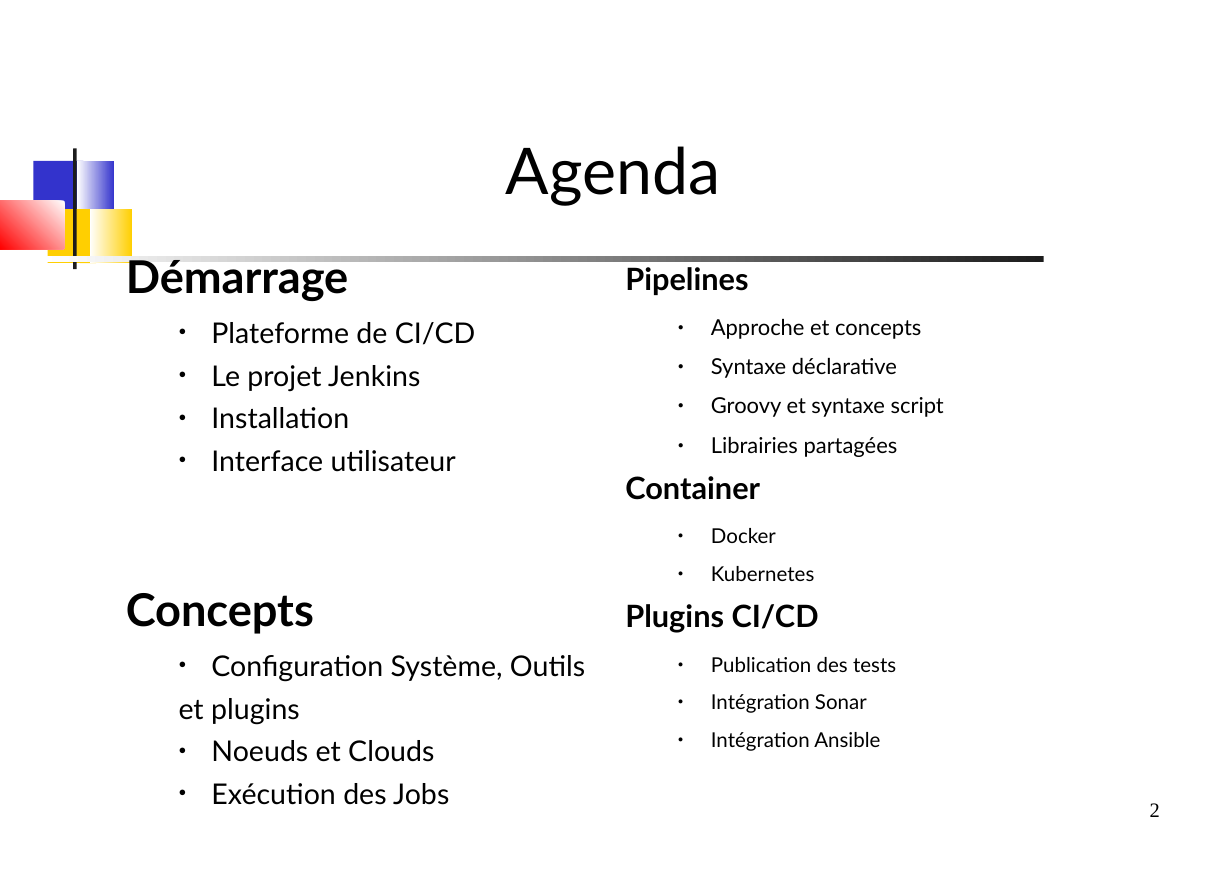
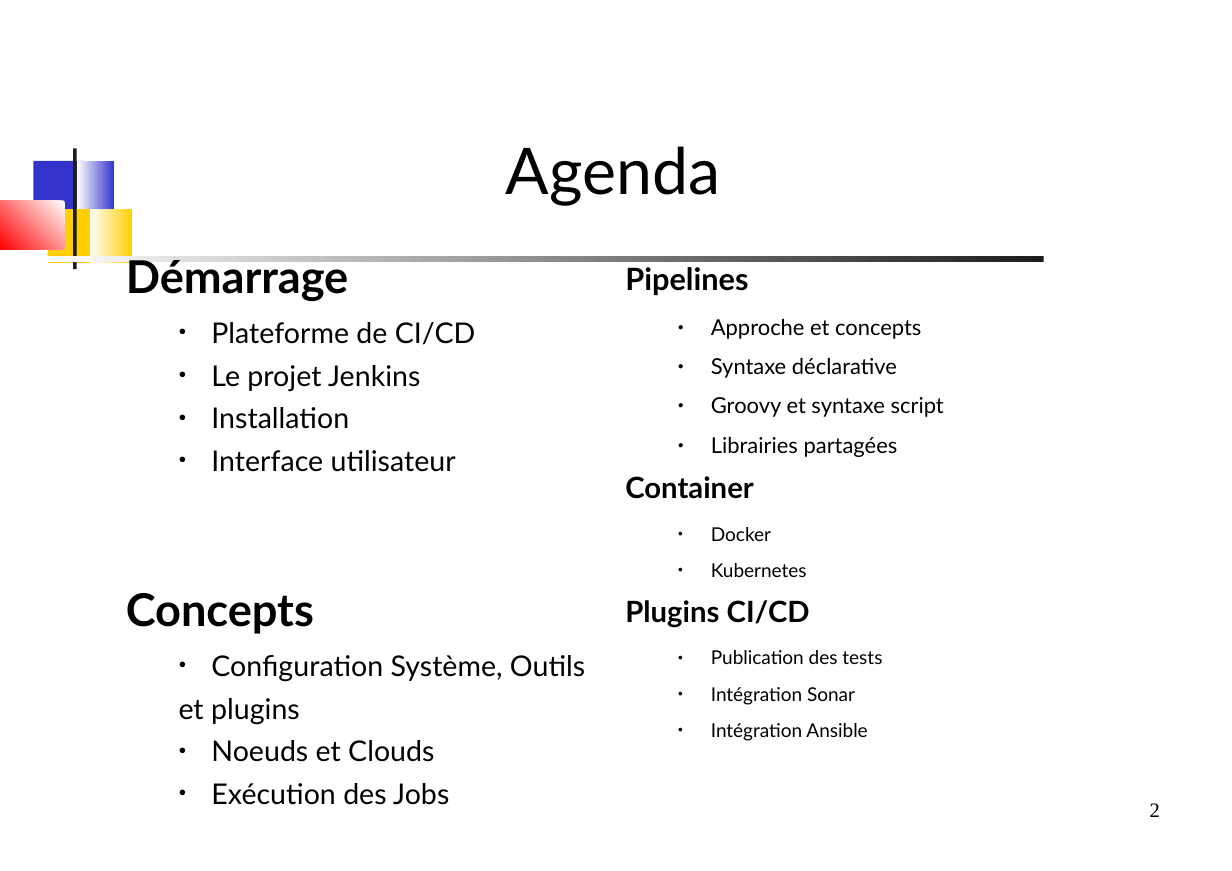
Before and after one commit to dthibau/jenkins, a slide deck: slide 2 of JenkinsPipeline.odp. Drawn at 1232x871 pixels with LibreOffice and Linux fonts; fonts in the diff are those of the drawing. Boxes give left, top, right and bottom in pixels: in the first picture for what was removed or moved away, otherwise in the second. Text is boxed around its words. In the diff, an @@ line names an element or a change of style, - is before the commit and + after.

```diff
--- a/JenkinsPipeline.odp
+++ b/JenkinsPipeline.odp
@@ text at <box>625,476,882,741</box>: size 21 to 20 pt in "Container", "Plugins CI/CD"; size 14 to 13 pt in "Docker", "Kubernetes", "Publication des tests", "Intégration Sonar" and 1 more places @@
```
Also in this commit, not shown: 1 other slide changed, 5 other files.
